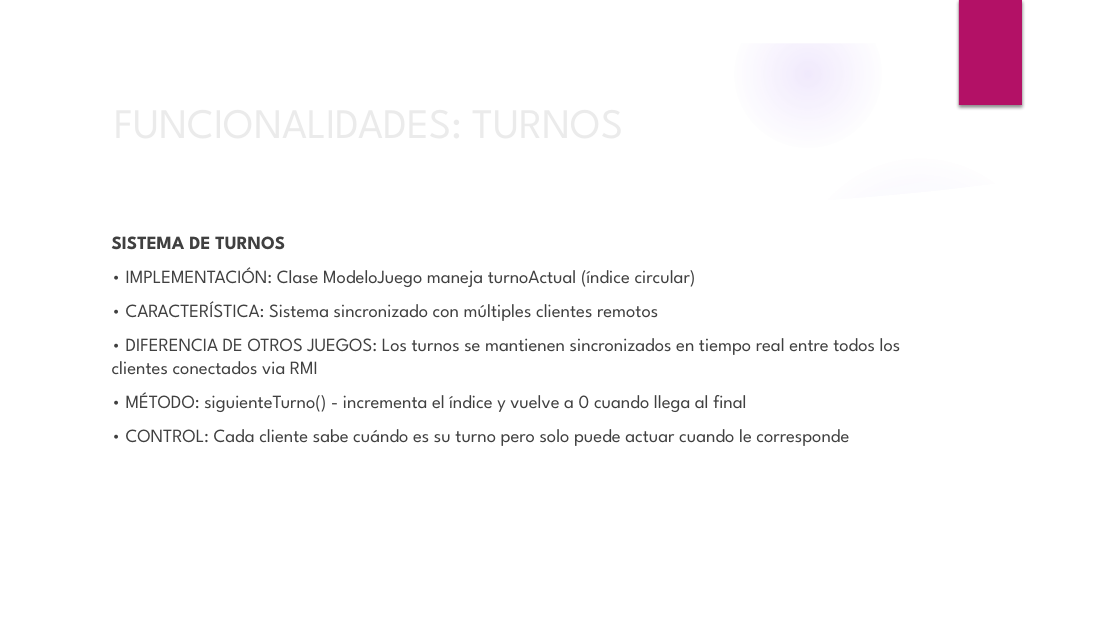
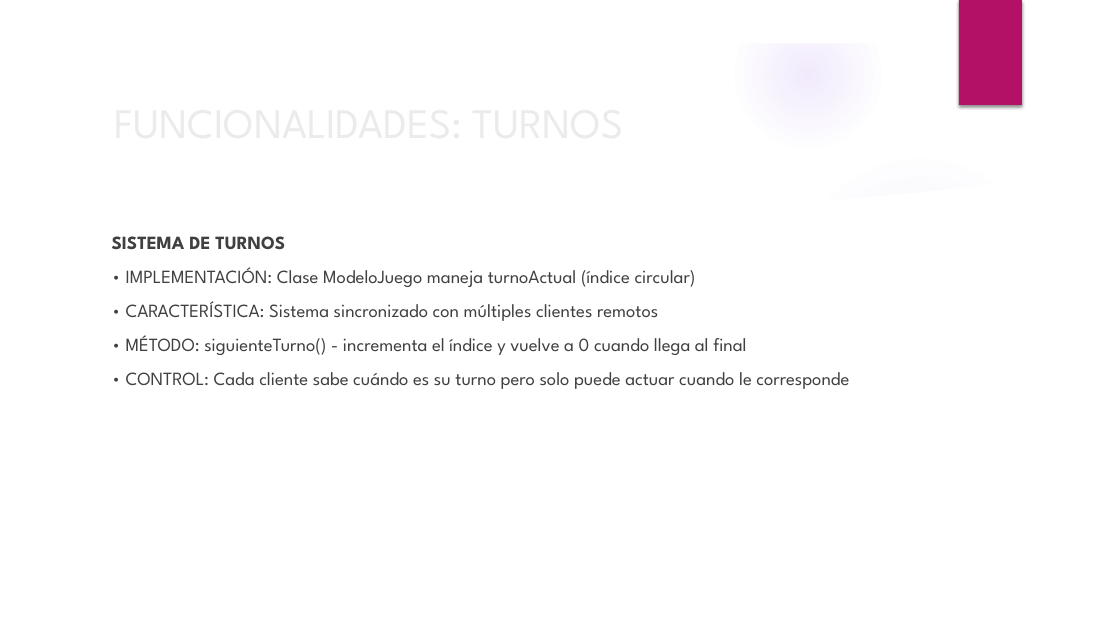
Before and after one commit to BinaryJuan/scrabble-poo, a slide deck: slide 39 of SCRABBLE.pptx (slide 37 before the commit). Drawn at 1120x630 pixels with LibreOffice and Linux fonts; fonts in the diff are those of the drawing; background and template pictures are left out. Boxes give left, top, right and bottom in pixels: in the first picture for what was removed or moved away, otherwise in the second. Text is boxed around its words. In the diff, an @@ line names an element or a change of style, - is before the commit and + after.

```diff
--- a/SCRABBLE.pptx
+++ b/SCRABBLE.pptx
@@ text at [112,338,901,374]: paragraph removed @@
-• DIFERENCIA DE OTROS JUEGOS: Los turnos se mantienen sincronizados en tiempo real entre todos los clientes conectados via RMI
```
Also in this commit, not shown: 12 other slides changed, 3 slides added, 1 slide removed, 3 other files.
